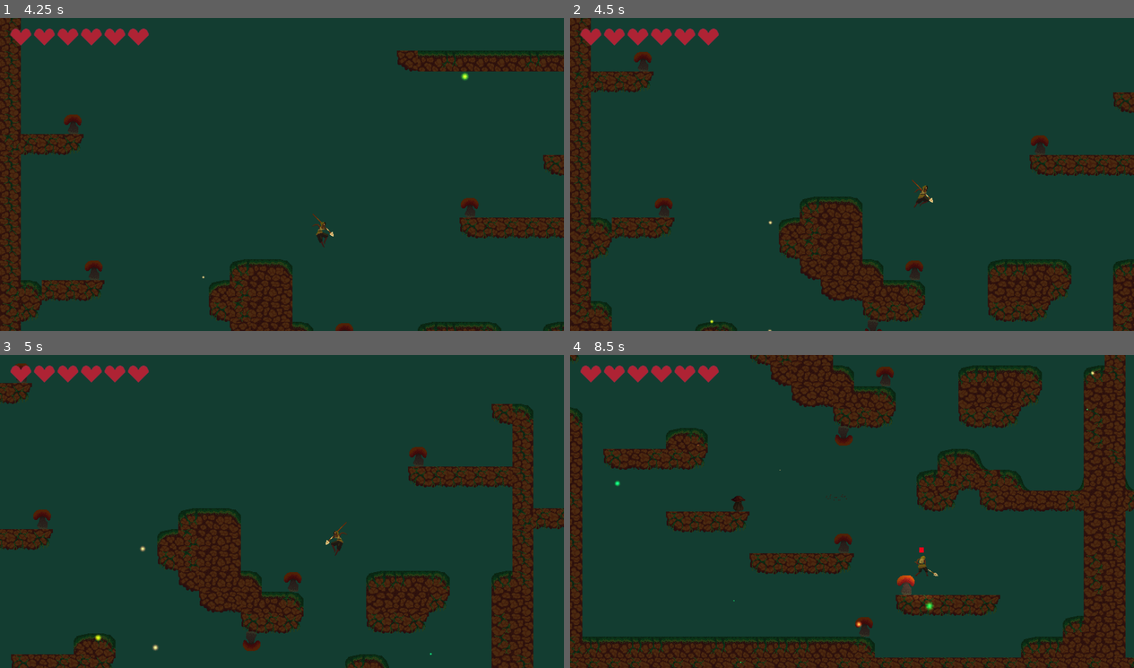
Above: before the commit, frames 1-4 (two rows, left to right).
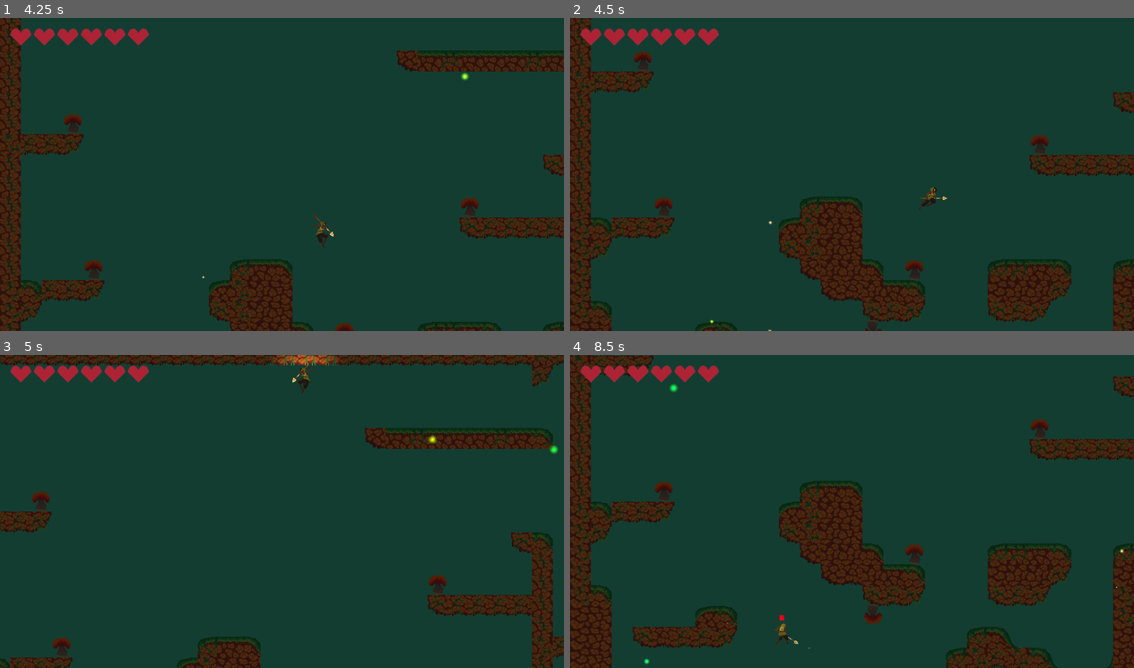
Above: after the commit, the same moments.

Repository: lemilonkh/GameOff23
Game: Godot game, scene res://scenes/main.tscn
The game is run twice, just before and just after one commit, with the same random seed, the same clock (stepped at 60 frames per second) and the same inputs.
Inputs:
- Up to frame 1 (4.25 s): hold K (attack) 0.53-1.28 s; hold Right (move_right) 0.53-2.03 s; tap Space (jump) at 0.77, 1.52, 3.02, 3.77 s; tap Shift at 1.35, 2.85 s; hold Left (move_left) 2.03-2.78 s; hold K (attack) 2.03-2.78 s; hold Right (move_right) from 2.78 s (still down); hold K (attack) from 3.53 s (still down)
- Up to frame 2 (4.5 s): release Right (move_right) at 4.28 s; release K (attack) at 4.28 s; hold Left (move_left) from 4.28 s (still down); tap Shift at 4.35 s
- Up to frame 3 (5 s): keep holding Left (move_left); tap Space (jump) at 4.52 s
- Up to frame 4 (8.5 s): release Left (move_left) at 5.03 s; hold Right (move_right) 5.03-5.78 s; hold K (attack) 5.03-5.78 s; hold Left (move_left) 5.78-7.28 s; tap Shift at 5.85, 7.35 s; tap Space (jump) at 6.02, 6.77, 7.52 s; hold K (attack) 6.53-7.28 s; hold Right (move_right) from 7.28 s (still down); hold K (attack) from 8.03 s (still down)

Frame 1 is identical in both runs. In frame 2, 0.2% of the frame differs, in the area x 60-67%, y 51-62%; in frame 3, 25%; in frame 4, 42%, in the area x 0-100%, y 0-100%.

Commit message:
Disable jump buffer in favor of gliding when falling

Diff:
--- a/scenes/player.tscn
+++ b/scenes/player.tscn
@@ -654,7 +654,7 @@
 
 [node name="OnJump" type="Node" parent="StateChart/Root/Movement/Airborne/Fall/NoJump"]
 script = ExtResource("12_1ugos")
-to = NodePath("../../JumpBuffer")
+to = NodePath("../../../Glide")
 event = &"jump"
 
 [node name="JumpBuffer" type="Node" parent="StateChart/Root/Movement/Airborne/Fall"]
